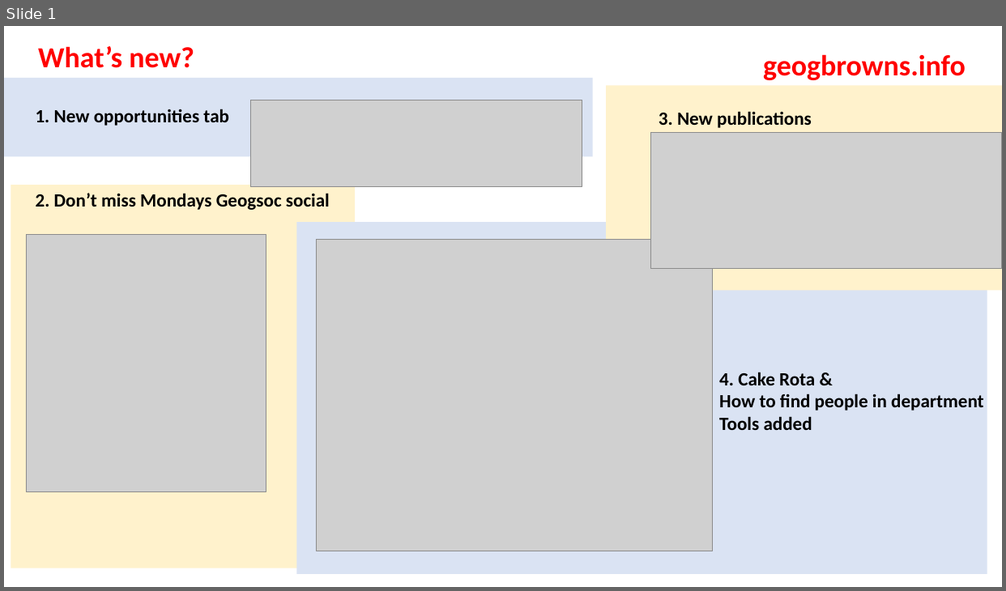
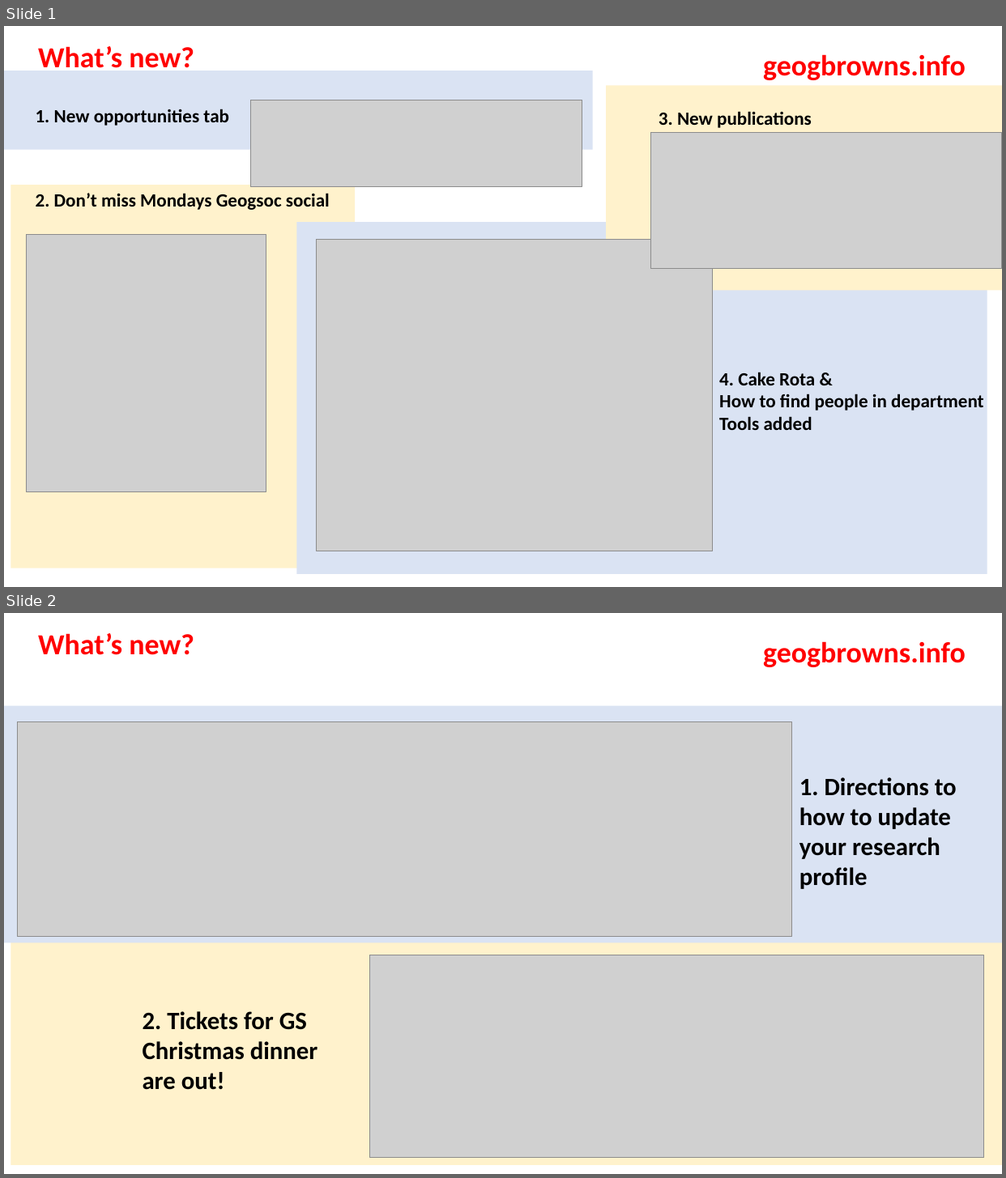
Before and after one commit to dmrom7/geogbrowns, a slide deck: news.pptx. Shown one above the other, each under a label of ours: slide 1 before the commit, slides 1 and 2 after it. The pictures are 1006x591 and 1006x1178 pixels, drawn with LibreOffice and Linux fonts; fonts in the diff are those of the drawing; grey boxes stand for pictures. Boxes give left, top, right and bottom in pixels: in the first picture for what was removed or moved away, otherwise in the second. Text is boxed around its words. In the diff, an @@ line names an element or a change of style, - is before the commit and + after.

Commit message:
post profile update

```diff
--- a/news.pptx
+++ b/news.pptx
@@ slide 2 added at (x1=4, y1=613, x2=1002, y2=1174), background #FFFFFF @@
@@ text added at (x1=38, y1=633, x2=194, y2=655), 28 pt, text #FF0000, bold @@
+What’s new?
@@ text added at (x1=763, y1=641, x2=965, y2=667), 28 pt, text #FF0000, bold @@
+geogbrowns.info
@@ rectangle added at (x1=4, y1=706, x2=1002, y2=943), fill #DAE3F3 @@
@@ picture added at (x1=17, y1=722, x2=791, y2=936) @@
@@ text added at (x1=799, y1=777, x2=957, y2=889), 24 pt, text #000000, bold @@
+1. Directions to how to update your research profile
@@ rectangle added at (x1=10, y1=936, x2=1002, y2=1165), fill #FFF2CC @@
@@ picture added at (x1=370, y1=956, x2=984, y2=1158) @@
@@ text added at (x1=143, y1=1012, x2=318, y2=1090), 24 pt, text #000000, bold @@
+2. Tickets for GS Christmas dinner are out!
@@ slide 1 changed as well @@
@@ rectangle moved from (x1=4, y1=78, x2=593, y2=156) to (x1=4, y1=71, x2=593, y2=149) @@
```
Also in this commit, not shown: 2 other files.
